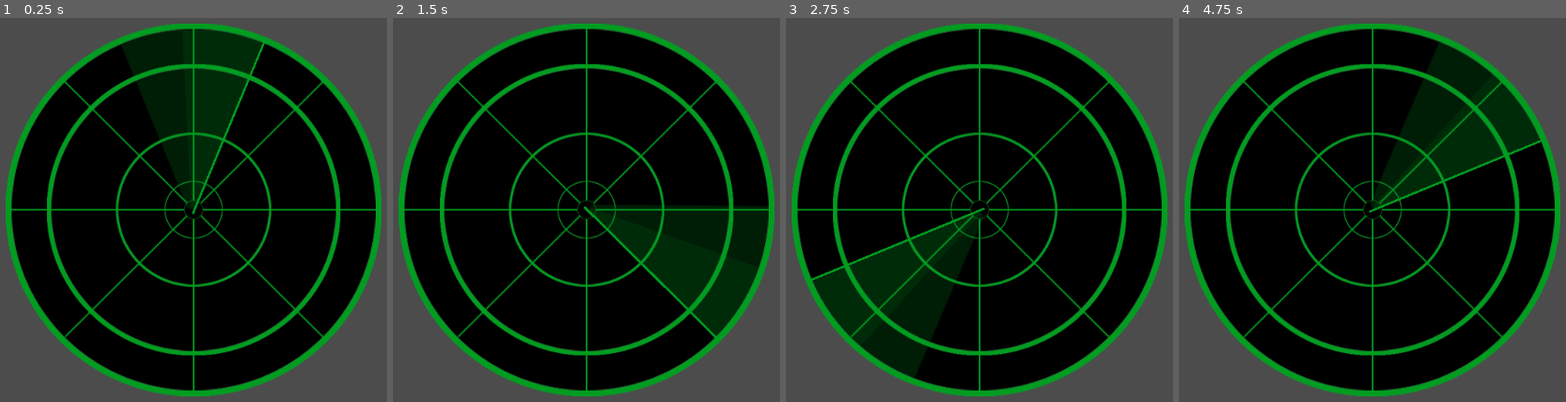
Above: before the commit, frames 1-4 (left to right).
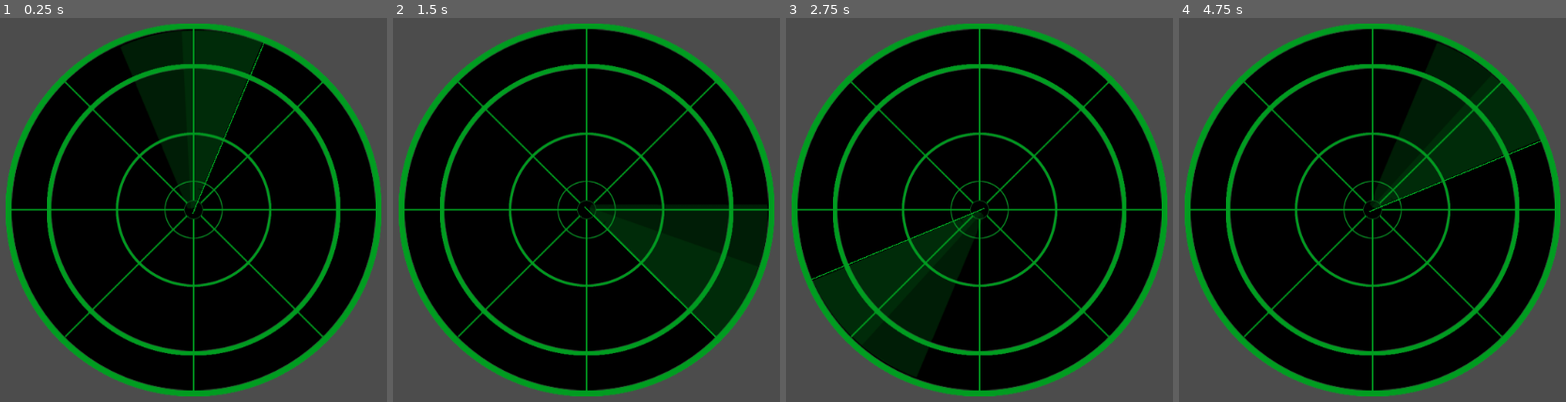
Above: after the commit, the same moments.

Repository: AllexisAlvarico/HH-Godot-Radar
Game: Godot game, scene res://Scenes/RadarScene.tscn
Two runs of this game, one before a commit and one after it. Both use one fixed random seed, a clock stepped at 60 frames per second and the inputs below. The project has no main scene, so this scene is started directly.
Inputs:
- Up to frame 1 (0.25 s): no input
- Up to frame 2 (1.5 s): no input
- Up to frame 3 (2.75 s): no input
- Up to frame 4 (4.75 s): no input

The runs differ from the first frame. In frame 1, 0.3% of the frame differs, in the area x 31-69%, y 2-52%; in frame 2, 0.1%; in frame 3, 0.3%; in frame 4, 0.3%.

Commit message:
added a kinematicbody and created the ping scene

Diff:
--- /dev/null
+++ b/Prefabs/PingScene.tscn
@@ -0,0 +1,11 @@
+[gd_scene load_steps=2 format=2]
+
+[ext_resource path="res://Sprites/Radar/ping.png" type="Texture" id=1]
+
+[node name="Ping" type="Node2D"]
+
+[node name="Sprite" type="Sprite" parent="."]
+position = Vector2( 4.76837e-07, 4.76837e-07 )
+scale = Vector2( 0.05, 0.05 )
+texture = ExtResource( 1 )
+offset = Vector2( 0, -9.72223 )
--- a/Scenes/RadarScene.tscn
+++ b/Scenes/RadarScene.tscn
@@ -1,9 +1,12 @@
-[gd_scene load_steps=5 format=2]
+[gd_scene load_steps=6 format=2]
 
 [ext_resource path="res://Sprites/Radar/Radar.png" type="Texture" id=1]
 [ext_resource path="res://Sprites/Radar/Linefade.png" type="Texture" id=2]
 [ext_resource path="res://Sprites/Radar/Radarline.png" type="Texture" id=3]
 [ext_resource path="res://Scripts/Rotation.gd" type="Script" id=4]
+
+[sub_resource type="RectangleShape2D" id=1]
+extents = Vector2( 1, 114 )
 
 [node name="Radar" type="Control"]
 anchor_right = 1.0
@@ -21,16 +24,24 @@
 texture = ExtResource( 1 )
 
 [node name="Radarline" type="Sprite" parent="CenterContainer/RadarObject"]
-position = Vector2( 517.047, 302.499 )
-rotation = -0.00126928
-scale = Vector2( 1.49323, 1.10982 )
+position = Vector2( 517, 302.373 )
+scale = Vector2( 0.707342, 1.10929 )
 texture = ExtResource( 3 )
 offset = Vector2( -0.0403137, -112.18 )
 script = ExtResource( 4 )
 
 [node name="Linefade" type="Sprite" parent="CenterContainer/RadarObject/Radarline"]
-position = Vector2( -0.347321, -0.103699 )
-rotation = -1.57672
-scale = Vector2( 0.942331, 0.679275 )
+position = Vector2( -0.733459, -0.103149 )
+rotation = -1.58528
+scale = Vector2( 0.94285, 1.43391 )
 texture = ExtResource( 2 )
 offset = Vector2( 117.978, -86.2945 )
+
+[node name="KinematicBody2D" type="KinematicBody2D" parent="CenterContainer/RadarObject/Radarline"]
+scale = Vector2( 1, 1 )
+
+[node name="CollisionShape2D" type="CollisionShape2D" parent="CenterContainer/RadarObject/Radarline/KinematicBody2D"]
+position = Vector2( 0.0736084, -109.553 )
+rotation = -0.00283393
+scale = Vector2( 1, 1 )
+shape = SubResource( 1 )
